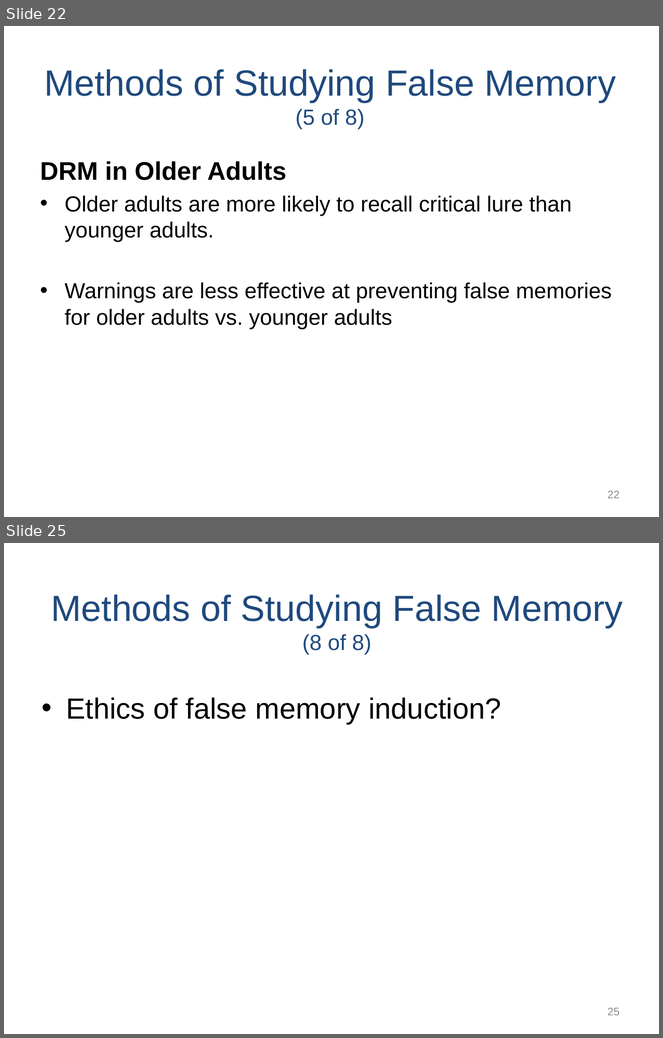
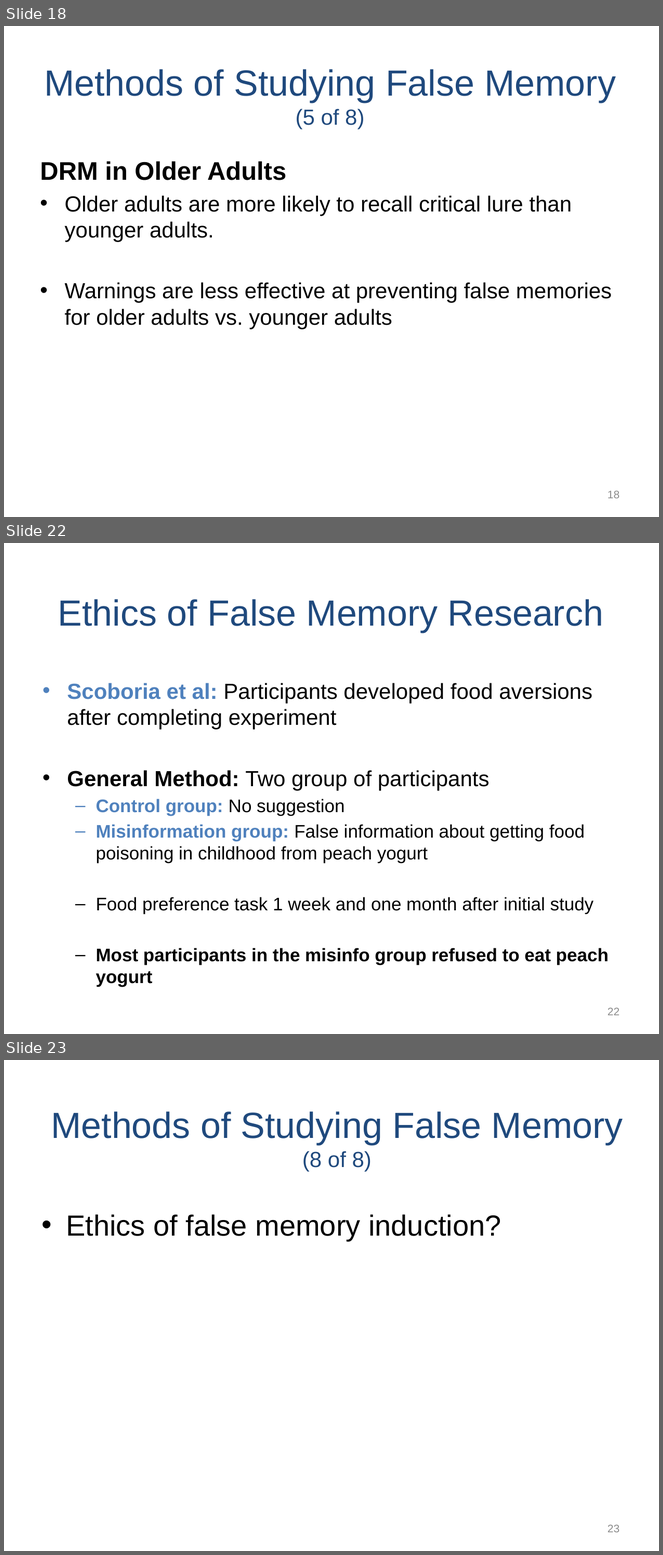
Before and after one commit to npm27/Teaching-Materials, a slide deck: Memory/Slides/Chapter 7.PPTX. Shown one above the other, each under a label of ours: slides 22 and 25 before the commit, slides 18, 22 and 23 after it; the slides between them are not shown. The pictures are 663x1038 and 663x1555 pixels, drawn with LibreOffice and Linux fonts; fonts in the diff are those of the drawing. Boxes give left, top, right and bottom in pixels: in the first picture for what was removed or moved away, otherwise in the second. Text is boxed around its words. In the diff, an @@ line names an element or a change of style, - is before the commit and + after.

```diff
--- a/Memory/Slides/Chapter 7.PPTX
+++ b/Memory/Slides/Chapter 7.PPTX
@@ slide 22 added at bbox=[4, 543, 659, 1034], background #FFFFFF @@
@@ title added at bbox=[58, 599, 604, 632], 40 pt, text #1F497D @@
+Ethics of False Memory Research
@@ text added at bbox=[67, 683, 609, 987], 20 pt, text #000000 @@
+• Scoboria et al: Participants developed food aversions after completing experiment
+• General Method: Two group of participants
+  – Control group: No suggestion
+  – Misinformation group: False information about getting food poisoning in childhood from peach yogurt
+  – Food preference task 1 week and one month after initial study
+  – Most participants in the misinfo group refused to eat peach yogurt
@@ page number added at bbox=[608, 1008, 620, 1016], 12 pt, text #8C8C8C @@
+22
@@ what was slide 22 is now slide 18 @@
@@ page number at bbox=[608, 491, 620, 499]: text changed @@
-22
+18
@@ what was slide 25 is now slide 23 @@
@@ page number at bbox=[608, 1525, 620, 1533]: text changed @@
-25
+23
```
Also in this commit, not shown: 2 slides changed, 2 other slides added, 4 slides removed, 5 other files.
